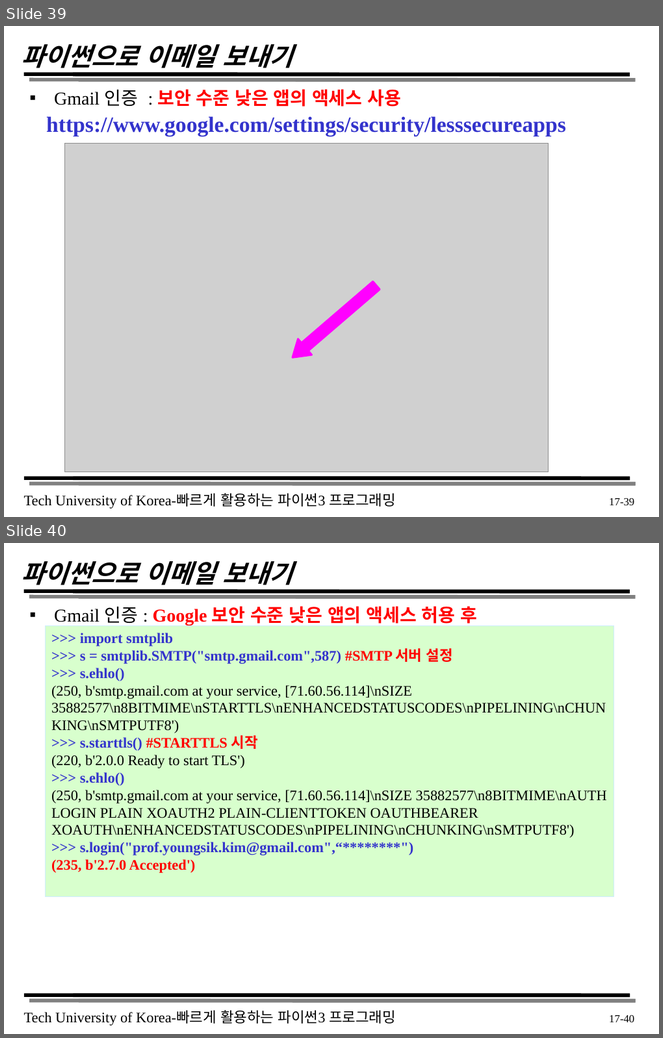
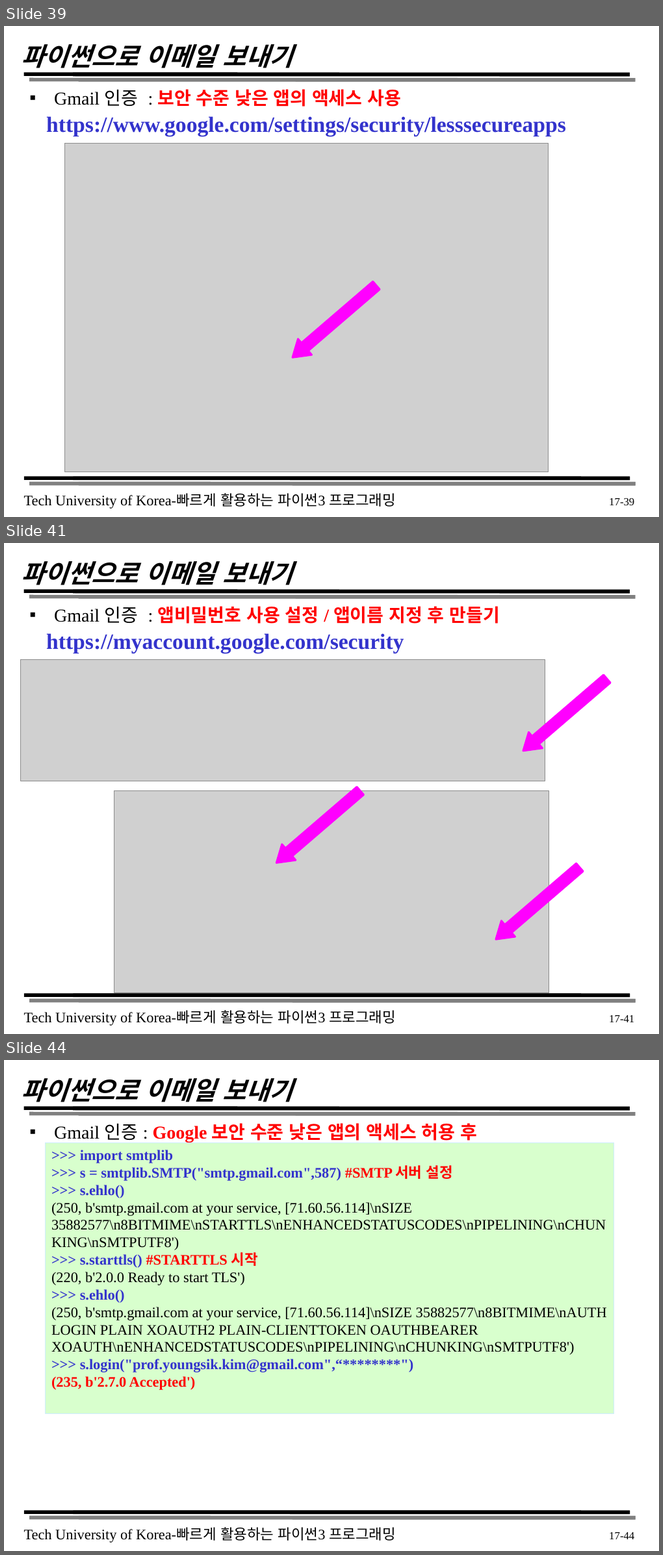
Before and after one commit to triglan/Y24_S1, a slide deck: Script/_LectureData/chapter17.pptx. Shown one above the other, each under a label of ours: slides 39 and 40 before the commit, slides 39, 41 and 44 after it; the slides between them are not shown. The pictures are 663x1038 and 663x1555 pixels, drawn with LibreOffice and Linux fonts; fonts in the diff are those of the drawing; grey boxes stand for pictures. Boxes give left, top, right and bottom in pixels: in the first picture for what was removed or moved away, otherwise in the second. Text is boxed around its words. In the diff, an @@ line names an element or a change of style, - is before the commit and + after.

```diff
--- a/Script/_LectureData/chapter17.pptx
+++ b/Script/_LectureData/chapter17.pptx
@@ slide 41 added at <box>4,543,659,1034</box>, background #FFFFFF; not listed: 5 template elements that a slide beside it also shows @@
@@ title added at <box>22,561,293,585</box>, 28 pt, text #000000, bold, italic @@
+파이썬으로 이메일 보내기
@@ text added at <box>54,606,499,624</box>, 20 pt, text #FF0000, bold @@
+▪ Gmail 인증 : 앱비밀번호 사용 설정 / 앱이름 지정 후 만들기
@@ text added at <box>46,633,404,653</box>, 24 pt, text #3333CC, bold @@
+https://myaccount.google.com/security
@@ picture added at <box>20,659,545,781</box> @@
@@ down arrow added at <box>517,671,614,759</box>, fill #FF00FF, outline #FF00FF 2 pt @@
@@ picture added at <box>114,791,549,993</box> @@
@@ down arrow added at <box>270,783,367,871</box>, fill #FF00FF, outline #FF00FF 2 pt @@
@@ down arrow added at <box>489,860,587,948</box>, fill #FF00FF, outline #FF00FF 2 pt @@
@@ page number added at <box>609,1016,634,1023</box>, 12 pt, text #000000 @@
+17-41
@@ what was slide 40 is now slide 44 @@
@@ page number at <box>609,1533,634,1540</box>: text changed @@
-17-40
+17-44
```
Also in this commit, not shown: 3 other slides added, 4 other files.
